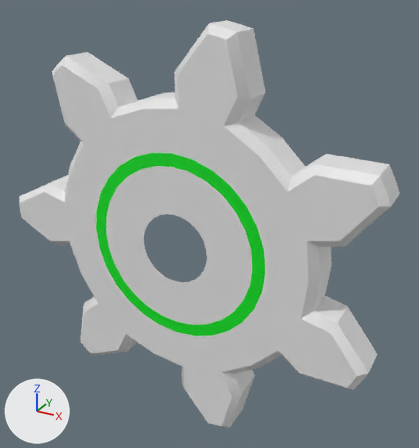
Before and after pictures for a commit that changed the FBX model RailRiderUnity/Assets/Models/Jumper/jumper.fbx.
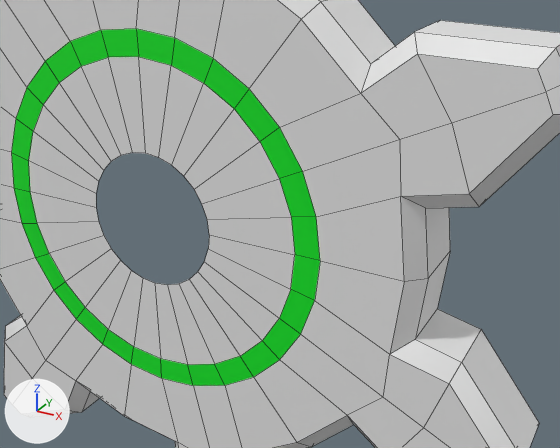
Each version appears first whole from a camera (50 mm lens) standing at (3.38, -5.47, 3.06) and looking at (0.2, 0.3, 0.18), and next in a close-up from a camera (50 mm lens) standing at (2.87, -3.72, 1.93) and looking at (0.63, 0.34, -0.1). Lighting does not change. The marker at lower left points along +X, +Y and +Z. The close-ups show mesh edges as thin lines. Where no turn or scale is listed for an object, it has been applied to the vertices.

In view in the first close-up: 'Gear'.
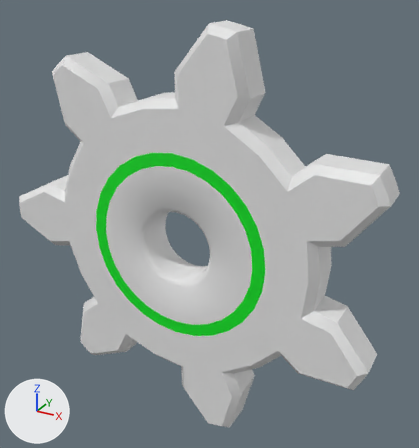
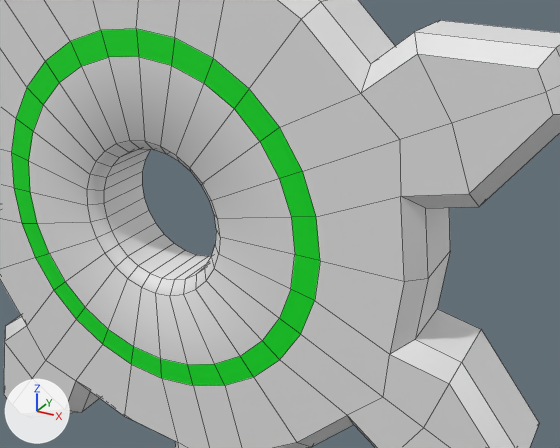
Boxes [x1, y1, x2, y2] around the edits, measured in the close-ups (560 x 448 px):
part 1 of me_gear_003, built on: [29, 57, 295, 365] in both

Patch to the scene script:
```diff
--- a/RailRiderUnity/Assets/Models/Jumper/jumper.fbx.py
+++ b/RailRiderUnity/Assets/Models/Jumper/jumper.fbx.py
@@ me_gear_003 @@
 # used by ob_gear; location = (0.0, 0.0, 0.0)
-me_gear_003.from_pydata(...)  # 266 vertices, 224 faces; spans x -2.6..2.41, y -0.2..0.28, z -2.57..2.57
+me_gear_003.from_pydata(...)  # 322 vertices, 280 faces; spans x -2.6..2.41, y -0.2..0.28, z -2.57..2.57
+# me_gear_003 part 1
+# 28 vertices are removed from x -0.44..0.44, y -0.2, z -0.44..0.44
+# 28 faces are deleted
+# 56 vertices are added at x -0.52..0.52, y -0.2..-0.12, z -0.52..0.52
+# 28 new vertices lie (0.0, 0.4, 0.0) away from vertices in x -0.44..0.44, y -0.12, z -0.44..0.44
+# 84 new faces join them, mat_material_002 (white #e7e7e7)
 me_gear_003.materials.append(mat_material_002)
```
